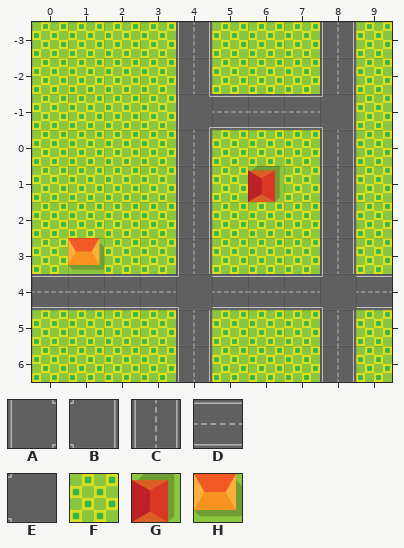
Two versions of a level (Tiled map, JavaTraffic/src/assets/levels/map-v3.tmx). That is the earlier state.
Cells are 250x250 px. Shown: x 0..9, y -3..6. The old version is drawn lined up with the new one.
Key: from "tutorial_tiles": A 1, B 3, C 4, D 5, E 6, F 23, G 39, H 40.
_ is an empty cell.
Layer "Livello tile 1" before, first column x 0:
-3 FFFFCFFFCF
-2 FFFFCFFFCF
-1 FFFFADDDBF
 0 FFFFCFFFCF
 1 FFFFCFGFCF
 2 FFFFCFFFCF
 3 FHFFCFFFCF
 4 DDDDEDDDED
 5 FFFFCFFFCF
 6 FFFFCFFFCF
After the commit:
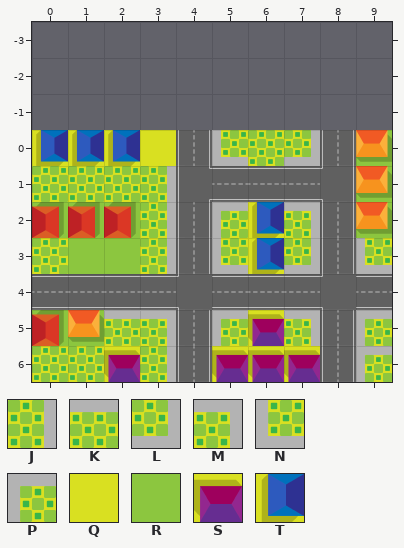
Further tiles: from "tutorial_tiles": J 25, K 26, L 31, M 32, N 33, P 34, Q 36, R 37, S 38, T 41.
Change:
map size 10x10 -> 10x7 cells (old content now starts at 0,-3; both pictures use the new coordinates)
Layer "Livello tile 1":
The edit turns tile C into tile A in row 1 at x 4.
The edit turns tile C into tile B in row 1 at x 8.
The edit turns tile F into tile D in row 1 at x 5 and 7.
The edit turns tile G into tile D in row 1 at x 6.
The edit turns tile F into tile G in row 2 at x 0 to 2; in row 5 at x 0.
The edit turns tile F into tile H in rows 0 to 2 at x 9; in row 5 at x 1.
The edit turns tile F into tile J in rows 1 to 3 at x 3; in row 6 at x 3.
The edit turns tile F into tile K in row 5 at x 2.
The edit turns tile F into tile L in row 0 at x 7; in row 3 at x 7.
The edit turns tile F into tile M in row 2 at x 7; in row 5 at x 3 and 7.
The edit turns tile F into tile N in row 0 at x 5; in row 3 at x 5 and 9.
The edit turns tile F into tile P in row 2 at x 5; in row 5 at x 5 and 9; in row 6 at x 9.
The edit turns tile F into tile Q in row 0 at x 3.
The edit turns tile F into tile R in row 3 at x 2.
The edit turns tile H into tile R in row 3 at x 1.
The edit turns tile F into tile S in row 5 at x 6; in row 6 at x 2 and 5 to 7.
The edit turns tile F into tile T in row 0 at x 0 to 2; in rows 2 to 3 at x 6.
The edit erases tile A in row -1 at x 4.
The edit erases tile B in row -1 at x 8.
The edit erases tile C in rows -3 to -2 at x 4 and 8.
The edit erases tile D in row -1 at x 5 to 7.
The edit erases tile F in rows -3 to -2 at x 0 to 3, 5 to 7 and 9; in row -1 at x 0 to 3 and 9.
